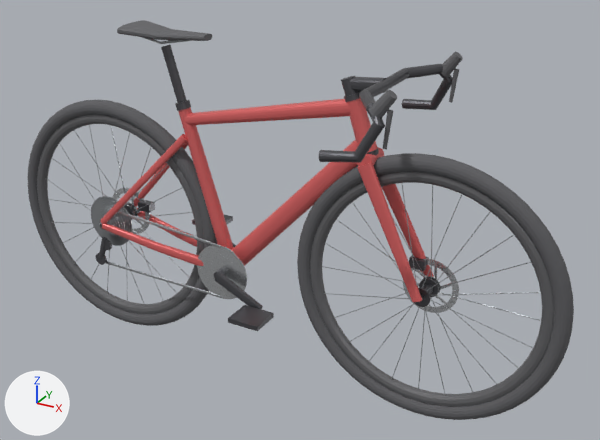
The glTF model docs/models/bikerumor-g32-superfast.glb as it was, and as the next commit left it.
Camera for both pictures: a 50 mm lens placed at (1.173, -1.873, 1.452), pointed at (0.114, 0.053, 0.489). Arrows for +X, +Y and +Z are at lower left; the lights stay in place. The older version comes first. Vertices at exactly the same position are counted once.

The scene before the commit, as lines of its bpy script (objects in view):
```python
ob_fork_rigid_blades = bpy.data.objects.new('fork_rigid_blades', me_fork_rigid_blades)
ob_fork_rigid_blades.location = (0.0, 0.0, 0.0)
ob_frame_downtube = bpy.data.objects.new('frame_downtube', me_frame_downtube)
ob_frame_downtube.location = (0.0, 0.0, 0.0)
ob_frame_headtube = bpy.data.objects.new('frame_headtube', me_frame_headtube)
ob_frame_headtube.location = (0.0, 0.0, 0.0)
ob_frame_seattube = bpy.data.objects.new('frame_seattube', me_frame_seattube)
ob_frame_seattube.location = (0.0, 0.0, 0.0)
ob_frame_toptube = bpy.data.objects.new('frame_toptube', me_frame_toptube)
ob_frame_toptube.location = (0.0, 0.0, 0.0)
ob_rear_chainstays = bpy.data.objects.new('rear_chainstays', me_rear_chainstays)
ob_rear_chainstays.location = (0.0, 0.0, 0.0)
ob_rear_seatstays = bpy.data.objects.new('rear_seatstays', me_rear_seatstays)
ob_rear_seatstays.location = (0.0, 0.0, 0.0)
ob_saddle_shell = bpy.data.objects.new('saddle_shell', me_saddle_shell)
ob_saddle_shell.location = (0.0, 0.0, 0.0)
# also in view: 'cockpit_dropbar' at (0.409, 0.0, 0.875); 'rear_wheel_rim' at (-0.522, 0.0, 0.385); 'rear_wheel_tire' at (-0.523, 0.0, 0.385); 'drivetrain_crankset' at (-0.097, 0.0, 0.313); 'front_wheel_brake_rotor' at (0.523, 0.042, 0.385)
```
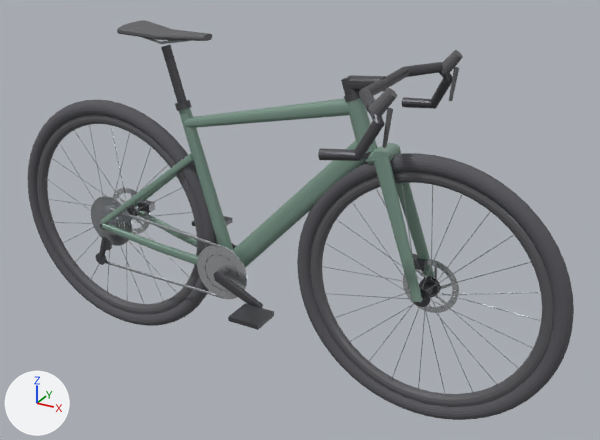
What changed in the scene script:
```text
Change me_frame_headtube:
    where me_frame_headtube.from_pydata(...)  # 170 vertices, 336 faces; spans x 0.278..0.369, y -0.025..0.025, z 0.743..0.895
    remove me_frame_headtube.materials.append(mat_frame_paint_pbr)  # red #df6767
    add me_frame_headtube.materials.append(mat_frame_primary_paint)  # greyish green #819d90
Change me_frame_downtube:
    remove me_frame_downtube.from_pydata(...)  # 200 vertices, 396 faces; spans x -0.097..0.358, y -0.022..0.022, z 0.32..0.79
    remove me_frame_downtube.materials.append(mat_frame_paint_pbr)  # red #df6767
    add me_frame_downtube.from_pydata(...)  # 200 vertices, 396 faces; spans x -0.102..0.361, y -0.023..0.023, z 0.308..0.788
    edits to the shape of me_frame_downtube do not show in these pictures
    add me_frame_downtube.materials.append(mat_frame_primary_paint)  # greyish green #819d90
Change me_frame_toptube:
    remove me_frame_toptube.from_pydata(...)  # 182 vertices, 360 faces; spans x -0.231..0.311, y -0.021..0.021, z 0.737..0.888
    remove me_frame_toptube.materials.append(mat_frame_paint_pbr)  # red #df6767
    add me_frame_toptube.from_pydata(...)  # 182 vertices, 360 faces; spans x -0.228..0.311, y -0.02..0.02, z 0.73..0.889
    me_frame_toptube part 1: the whole mesh is multiplied about its middle by the matrix ((0.995, 0.0, -0.008), (0.0, 0.957, 0.0), (0.034, 0.0, 0.938)), then moved by (0.001, 0.0, -0.004)
    add me_frame_toptube.materials.append(mat_frame_primary_paint)  # greyish green #819d90
Change me_frame_seattube:
    remove me_frame_seattube.from_pydata(...)  # 156 vertices, 308 faces; spans x -0.256..-0.076, y -0.022..0.022, z 0.322..0.798
    remove me_frame_seattube.materials.append(mat_frame_paint_pbr)  # red #df6767
    add me_frame_seattube.from_pydata(...)  # 142 vertices, 280 faces; spans x -0.255..-0.077, y -0.018..0.018, z 0.319..0.797
    me_frame_seattube part 2: 155 vertices removed from x -0.256..-0.076, y -0.022..0.022, z 0.322..0.798; 141 vertices added at x -0.255..-0.077, y -0.018..0.018, z 0.319..0.797
    add me_frame_seattube.materials.append(mat_frame_primary_paint)  # greyish green #819d90
Change me_rear_chainstays:
    remove me_rear_chainstays.from_pydata(...)  # 230 vertices, 448 faces; spans x -0.525..-0.104, y -0.082..0.082, z 0.3..0.396
    remove me_rear_chainstays.materials.append(mat_frame_paint_pbr)  # red #df6767
    add me_rear_chainstays.from_pydata(...)  # 230 vertices, 448 faces; spans x -0.525..-0.104, y -0.081..0.081, z 0.299..0.395
    edits to the shape of me_rear_chainstays do not show in these pictures
    add me_rear_chainstays.materials.append(mat_frame_primary_paint)  # greyish green #819d90
Change me_rear_seatstays:
    remove me_rear_seatstays.from_pydata(...)  # 144 vertices, 280 faces; spans x -0.53..-0.216, y -0.082..0.082, z 0.39..0.714
    remove me_rear_seatstays.materials.append(mat_frame_paint_pbr)  # red #df6767
    add me_rear_seatstays.from_pydata(...)  # 144 vertices, 280 faces; spans x -0.528..-0.199, y -0.08..0.08, z 0.388..0.657
    me_rear_seatstays part 3: the loose piece of 72 vertices spanning x -0.53..-0.216, y 0.009..0.082, z 0.39..0.714 is multiplied about its middle by the matrix ((0.918, -0.011, 0.138), (-0.024, 0.765, -0.025), (-0.1, -0.009, 0.915)), then moved by (0.01, -0.001, -0.03)
    me_rear_seatstays part 4: the loose piece of 72 vertices spanning x -0.53..-0.216, y -0.082..-0.009, z 0.39..0.714 is multiplied about its middle by the matrix ((0.918, 0.011, 0.138), (0.024, 0.765, 0.025), (-0.1, 0.009, 0.915)), then moved by (0.01, 0.001, -0.03)
    add me_rear_seatstays.materials.append(mat_frame_primary_paint)  # greyish green #819d90
Change me_fork_rigid_blades:
    remove me_fork_rigid_blades.from_pydata(...)  # 246 vertices, 480 faces; spans x 0.329..0.535, y -0.06..0.06, z 0.379..0.754
    remove me_fork_rigid_blades.materials.append(mat_frame_paint_pbr)  # red #df6767
    add me_fork_rigid_blades.from_pydata(...)  # 290 vertices, 564 faces; spans x 0.344..0.536, y -0.06..0.06, z 0.38..0.772
    me_fork_rigid_blades part 5: the loose piece of 50 vertices spanning x 0.329..0.373, y -0.037..0.037, z 0.718..0.754 is moved by (0.045, 0.0, 0.018), in mat_frame_primary_paint (greyish green #819d90)
    me_fork_rigid_blades part 6: a new loose piece of 44 vertices spanning x 0.344..0.402, y -0.024..0.024, z 0.719..0.772, in mat_frame_primary_paint (greyish green #819d90)
    me_fork_rigid_blades part 7: 190 vertices removed from x 0.331..0.535, y -0.06..0.06, z 0.379..0.738; 190 vertices added at x 0.375..0.536, y -0.06..0.06, z 0.38..0.76
    add me_fork_rigid_blades.materials.append(mat_frame_primary_paint)  # greyish green #819d90
```

Changed parts and their boxes [x1, y1, x2, y2] in the pictures (600 x 440 px; the box of a moved part takes in the faces that stretch with it):
'fork_rigid_blades', reshaped, recoloured (12% narrower): before [357, 147, 434, 303]; after [366, 143, 434, 302]
'frame_downtube', recoloured: [232, 140, 357, 266] in both
'frame_toptube', recoloured, reshaped (red to greyish green, 11% taller): before [185, 99, 350, 125]; after [185, 99, 350, 128]
'frame_seattube', reshaped, recoloured: before [178, 107, 234, 250]; after [179, 108, 233, 250]
'rear_seatstays', recoloured, reshaped (22% shorter): before [100, 134, 188, 224]; after [101, 154, 194, 224]
'rear_chainstays', recoloured: [102, 208, 199, 265] in both
'frame_headtube', recoloured (red to greyish green): [347, 98, 377, 153] in both
part 3 of me_rear_seatstays, moved or reshaped: before [134, 142, 188, 207]; after [134, 161, 194, 207]
part 4 of me_rear_seatstays, moved or reshaped: before [100, 134, 188, 224]; after [101, 154, 194, 224]
part 5 of me_fork_rigid_blades, moved or reshaped: before [357, 147, 384, 166]; after [373, 143, 400, 161]
part 6 of me_fork_rigid_blades, added: after [366, 147, 384, 165]
part 7 of me_fork_rigid_blades, moved or reshaped: before [357, 163, 434, 303]; after [373, 150, 434, 302]
